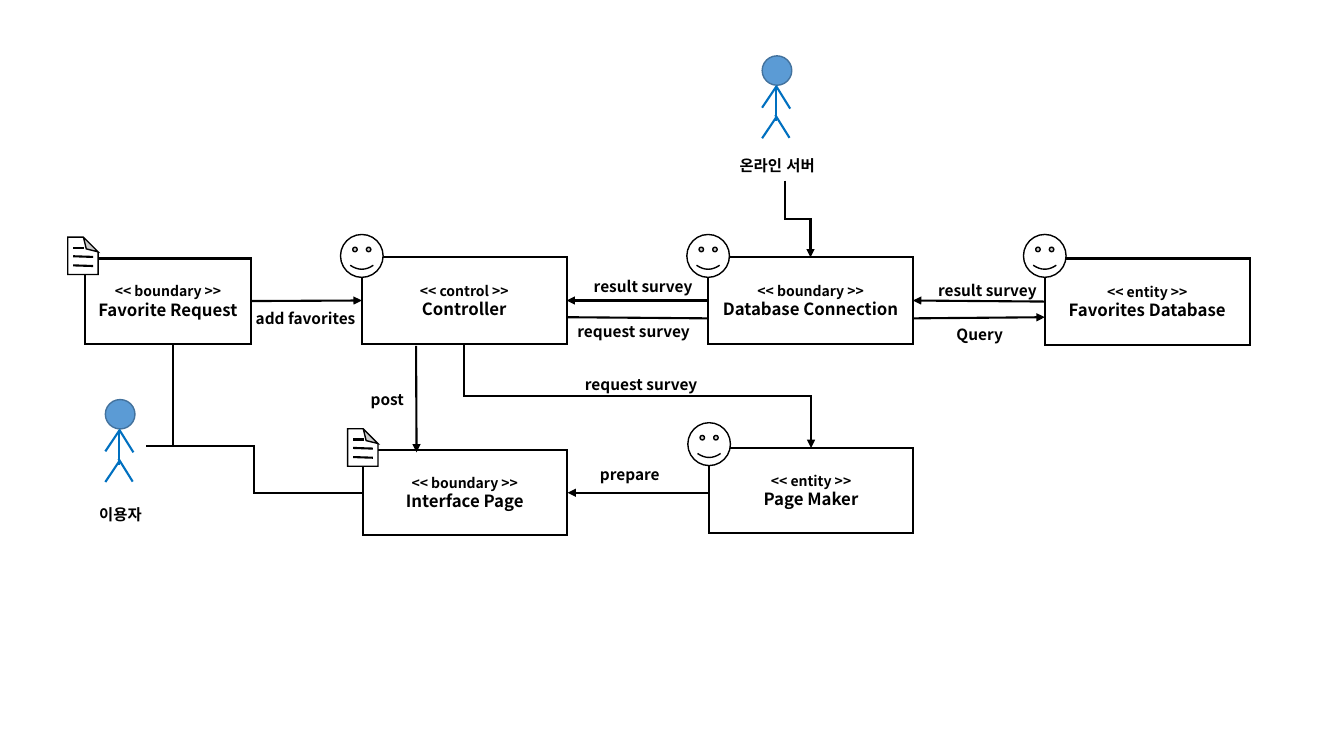
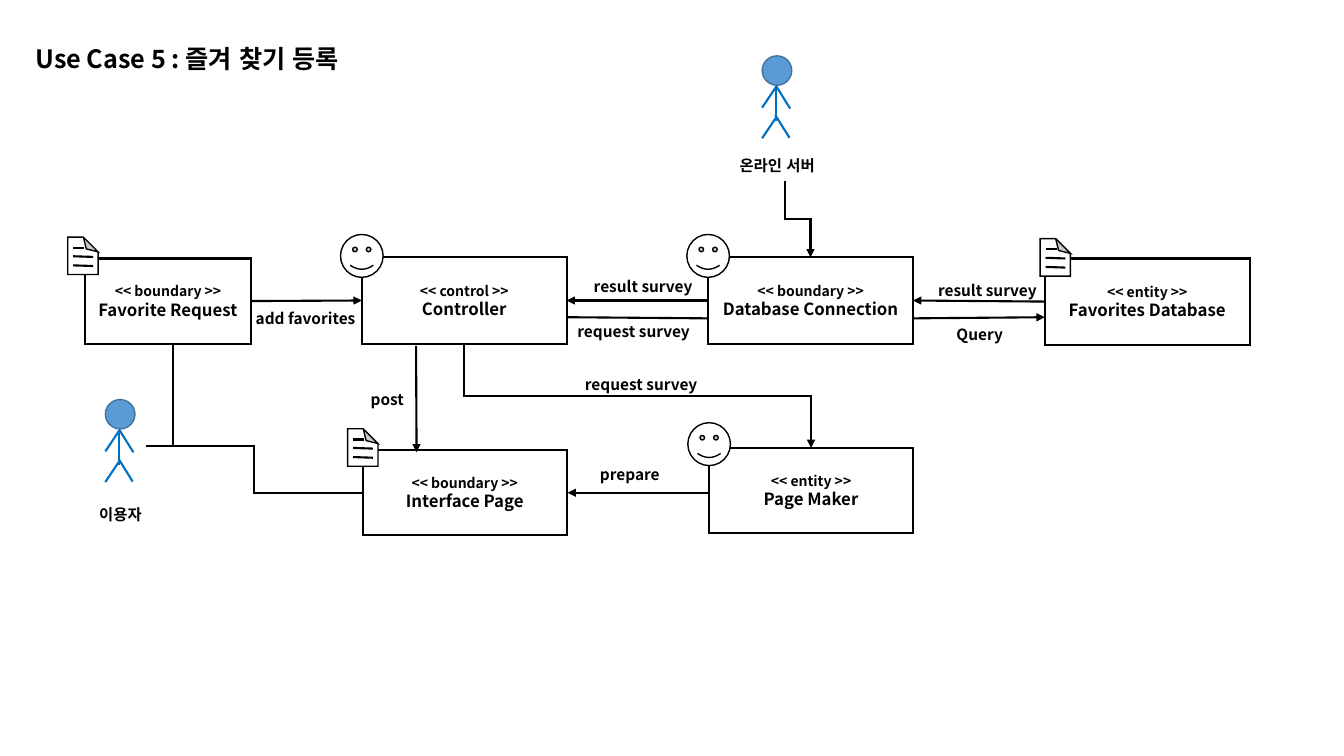
Before and after one commit to CleanCode6/CAU_Restaurant_Guide, a slide deck: slide 5 of Domain_model/DomainModel_통일화.pptx. Drawn at 1344x756 pixels with LibreOffice and Linux fonts; fonts in the diff are those of the drawing. Boxes give left, top, right and bottom in pixels: in the first picture for what was removed or moved away, otherwise in the second. Text is boxed around its words. In the diff, an @@ line names an element or a change of style, - is before the commit and + after.

```diff
--- a/Domain_model/DomainModel_통일화.pptx
+++ b/Domain_model/DomainModel_통일화.pptx
@@ text added at (35,46,339,71), 18 pt, text #000000, bold @@
+Use Case 5 : 즐겨 찾기 등록
@@ smiley face removed at (1023,235,1066,278) @@
@@ group added at (1041,239,1071,276): 3 lines, 1 folded corner @@
```
Also in this commit, not shown: 9 other slides changed.
